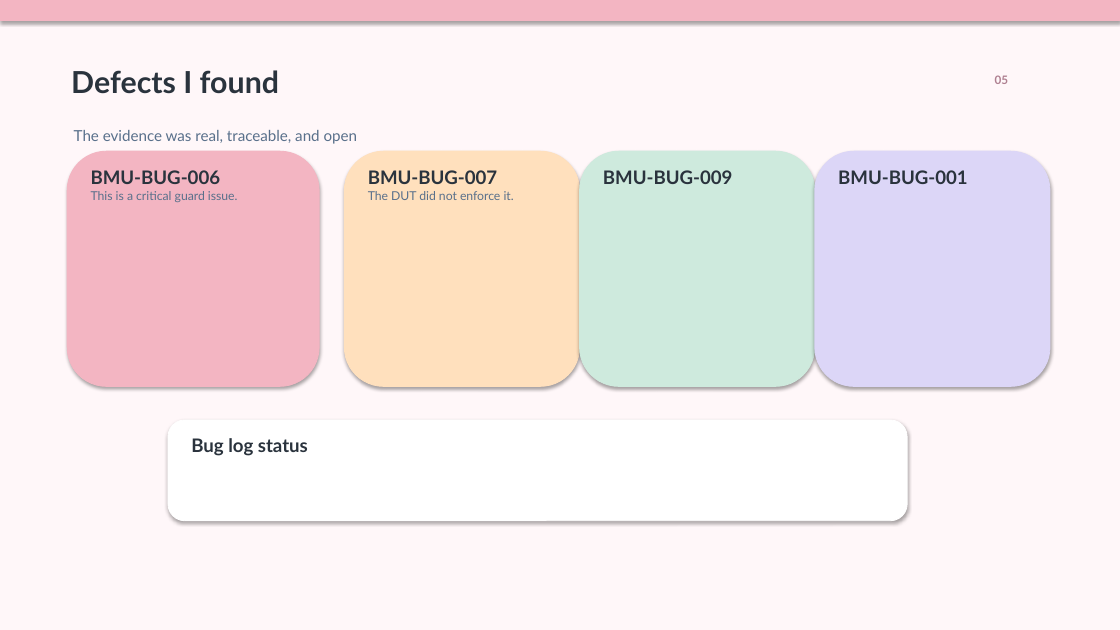
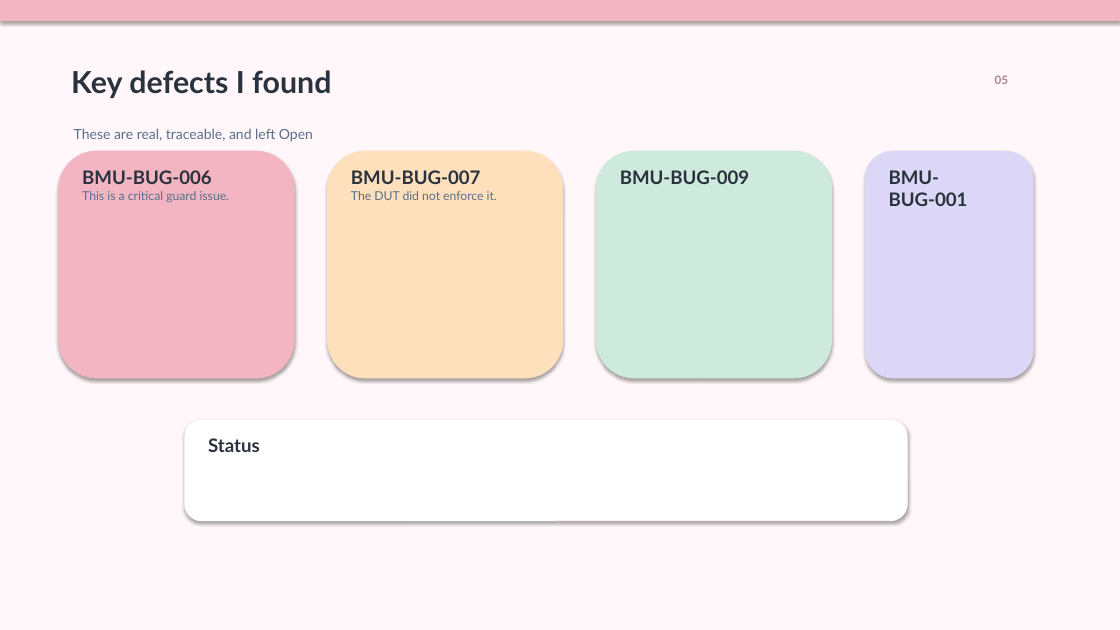
Before and after one commit to JHT127/riscv-bmu-verification, a slide deck: slide 6 of docs/05_presentation/BMU_Verification_Presentation.pptx. Drawn at 1120x630 pixels with LibreOffice and Linux fonts; fonts in the diff are those of the drawing. Boxes give left, top, right and bottom in pixels: in the first picture for what was removed or moved away, otherwise in the second. Text is boxed around its words. In the diff, an @@ line names an element or a change of style, - is before the commit and + after.

```diff
--- a/docs/05_presentation/BMU_Verification_Presentation.pptx
+++ b/docs/05_presentation/BMU_Verification_Presentation.pptx
@@ text at (71, 70, 331, 98): text changed @@
-Defects I found
+Key defects I found
@@ text at (74, 128, 313, 142): text changed; size 13 to 12 pt @@
-The evidence was real, traceable, and open
+These are real, traceable, and left Open
@@ rounded rectangle: place and size @@
-rounded rectangle at (67, 151, 319, 386)
+rounded rectangle at (59, 151, 294, 378)
@@ text "BMU-BUG-006": place and size @@
-text "BMU-BUG-006" at (91, 170, 238, 202)
+text "BMU-BUG-006" at (82, 170, 230, 202)
@@ rounded rectangle: place and size @@
-rounded rectangle at (344, 151, 580, 386)
+rounded rectangle at (328, 151, 563, 378)
@@ text "BMU-BUG-007": place and size @@
-text "BMU-BUG-007" at (368, 170, 514, 200)
+text "BMU-BUG-007" at (351, 170, 497, 200)
@@ rounded rectangle: place and size @@
-rounded rectangle at (580, 151, 815, 386)
+rounded rectangle at (597, 151, 832, 378)
@@ text "BMU-BUG-009": place and size @@
-text "BMU-BUG-009" at (603, 170, 733, 184)
+text "BMU-BUG-009" at (620, 170, 750, 184)
@@ rounded rectangle: place and size @@
-rounded rectangle at (815, 151, 1050, 386)
+rounded rectangle at (865, 151, 1033, 378)
@@ text "BMU-BUG-001" rewrapped from (838, 170, 968, 184) to (889, 170, 968, 206) @@
@@ rounded rectangle: place and size @@
-rounded rectangle at (168, 420, 907, 521)
+rounded rectangle at (185, 420, 907, 521)
@@ text at (208, 438, 260, 452): text changed @@
-Bug log status
+Status
```
Also in this commit, not shown: 7 other slides changed, 2 slides added, 2 slides removed.
